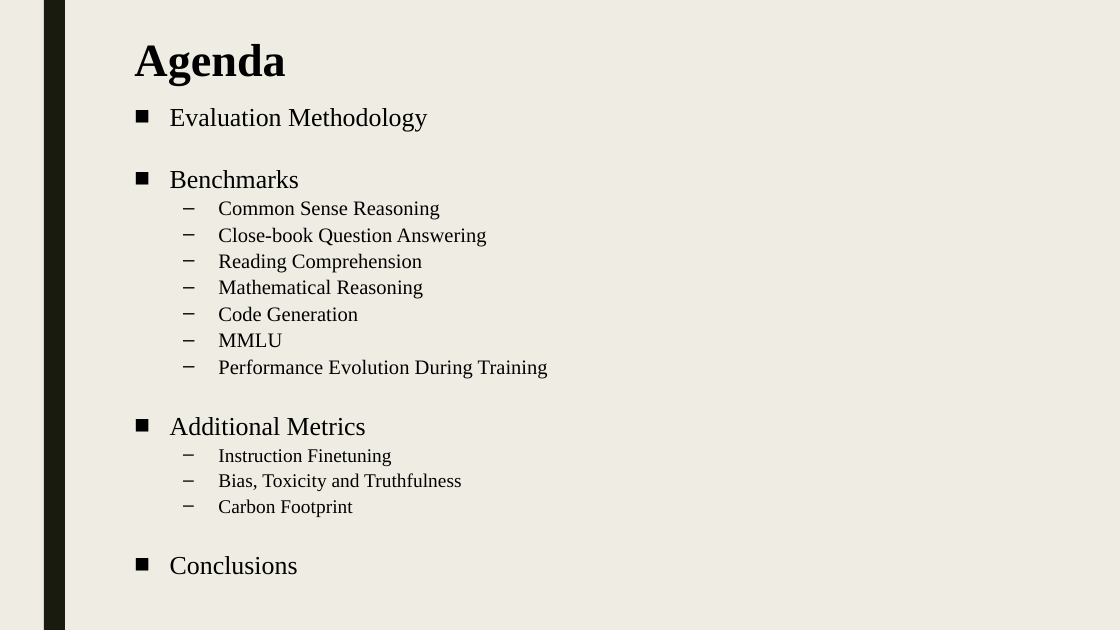
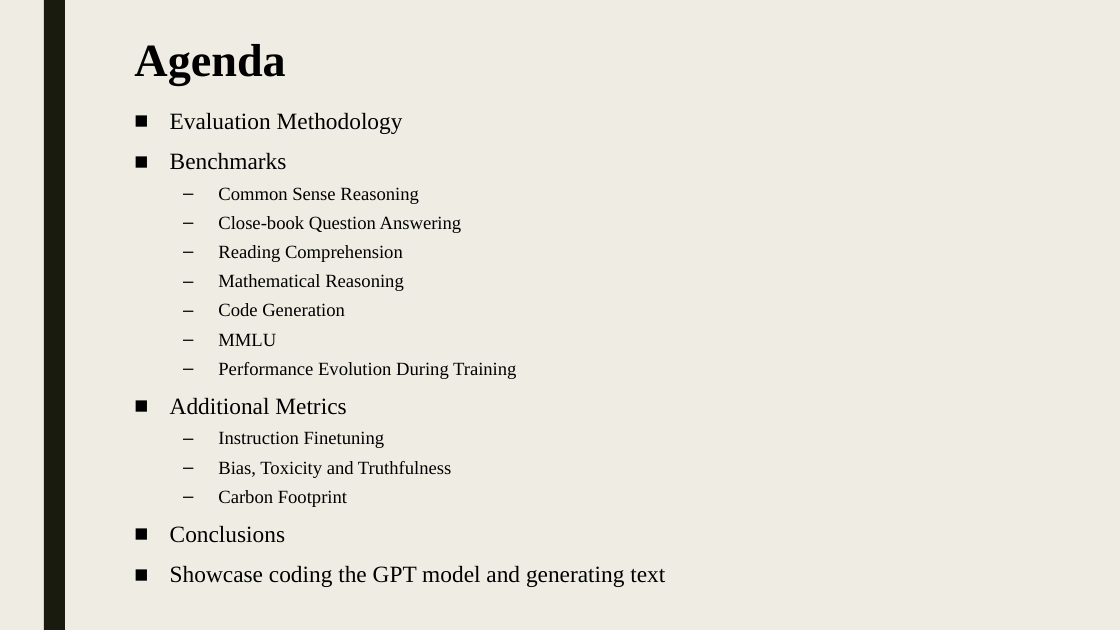
Before and after one commit to shlomi1993/llm-from-scratch, a slide deck: slide 2 of presentation/Lecture Slides.pptx. Drawn at 1120x630 pixels with LibreOffice and Linux fonts; fonts in the diff are those of the drawing. Boxes give left, top, right and bottom in pixels: in the first picture for what was removed or moved away, otherwise in the second. Text is boxed around its words. In the diff, an @@ line names an element or a change of style, - is before the commit and + after.

```diff
--- a/presentation/Lecture Slides.pptx
+++ b/presentation/Lecture Slides.pptx
@@ text at [170,112,516,543]: size 22.2 to 20 pt in "Evaluation Methodology", "Benchmarks", "Additional Metrics", "Conclusions"; size 17.6 to 16 pt in "Common Sense Reasoning", "Close-book Question Answering", "Reading Comprehension", "Mathematical Reasoning" and 3 more places; size 16.6 to 16 pt in "Instruction Finetuning", "Bias, Toxicity and Truthfulness", "Carbon Footprint"; line spacing 0.74 to 0.94 @@
@@ text at [170,565,665,587]: paragraph added @@
+■ Showcase coding the GPT model and generating text
```
Also in this commit, not shown: 6 other slides changed, 1 other file.
